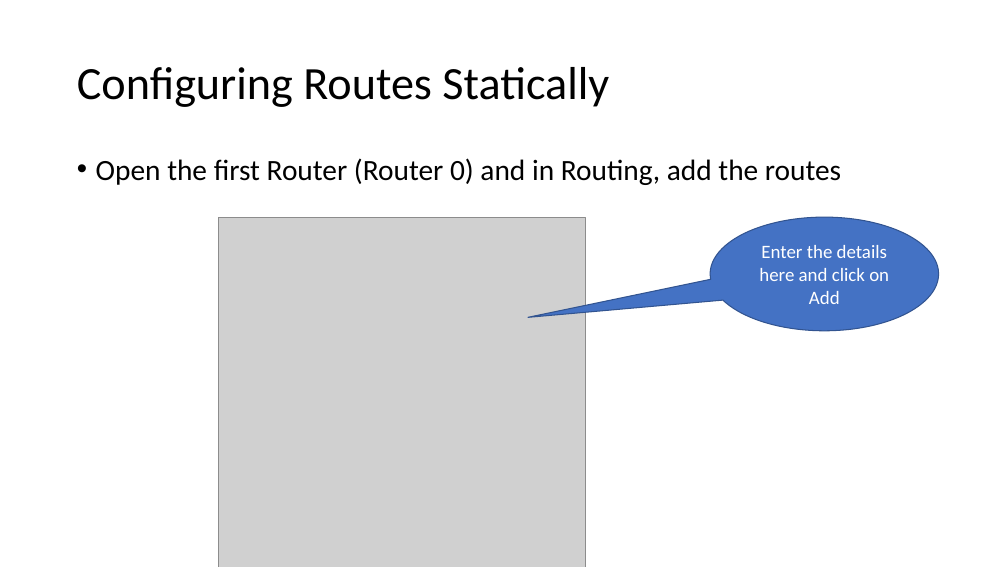
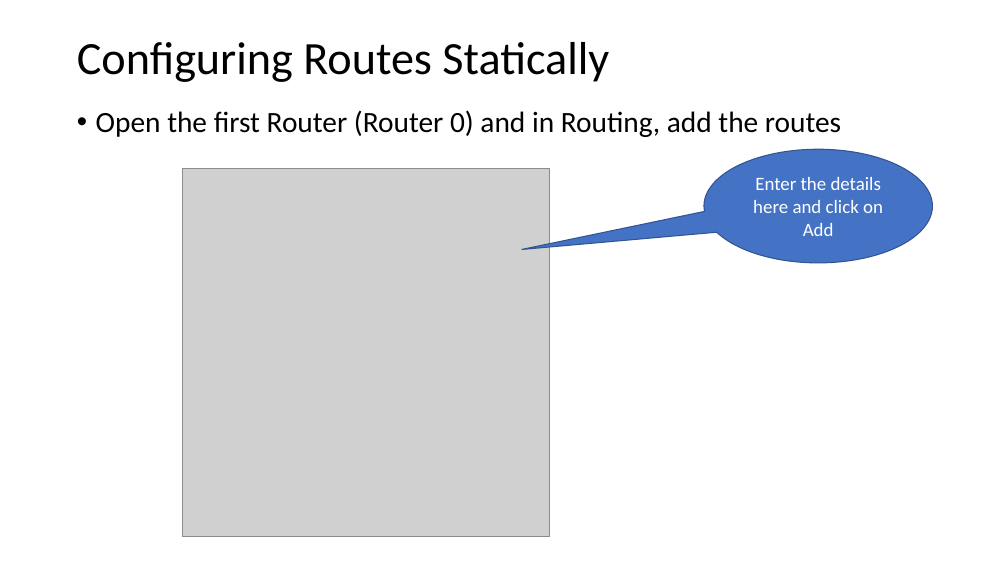
Before and after one commit to pranayshahare26/Cloud_Computing, a slide deck: slide 5 of Packet Tracer - Routing.pptx. Drawn at 1008x567 pixels with LibreOffice and Linux fonts; fonts in the diff are those of the drawing; grey boxes stand for pictures. Boxes give left, top, right and bottom in pixels: in the first picture for what was removed or moved away, otherwise in the second. Text is boxed around its words. In the diff, an @@ line names an element or a change of style, - is before the commit and + after.

```diff
--- a/Packet Tracer - Routing.pptx
+++ b/Packet Tracer - Routing.pptx
@@ title "Configuring Routes Statically": place and size @@
-title "Configuring Routes Statically" at [77,67,609,107]
+title "Configuring Routes Statically" at [77,42,609,82]
@@ text "Open the first Router (Router ...": place and size @@
-text "Open the first Router (Router ..." at [96,158,841,185]
+text "Open the first Router (Router ..." at [96,110,841,137]
@@ speech bubble "Enter the details here and ...": place and size @@
-speech bubble "Enter the details here and ..." at [710,217,938,330]
+speech bubble "Enter the details here and ..." at [704,149,932,262]
@@ picture: place and size @@
-picture at [219,217,585,567]
+picture at [183,169,550,538]
```
Also in this commit, not shown: 1 other slide changed, 7 other files.
